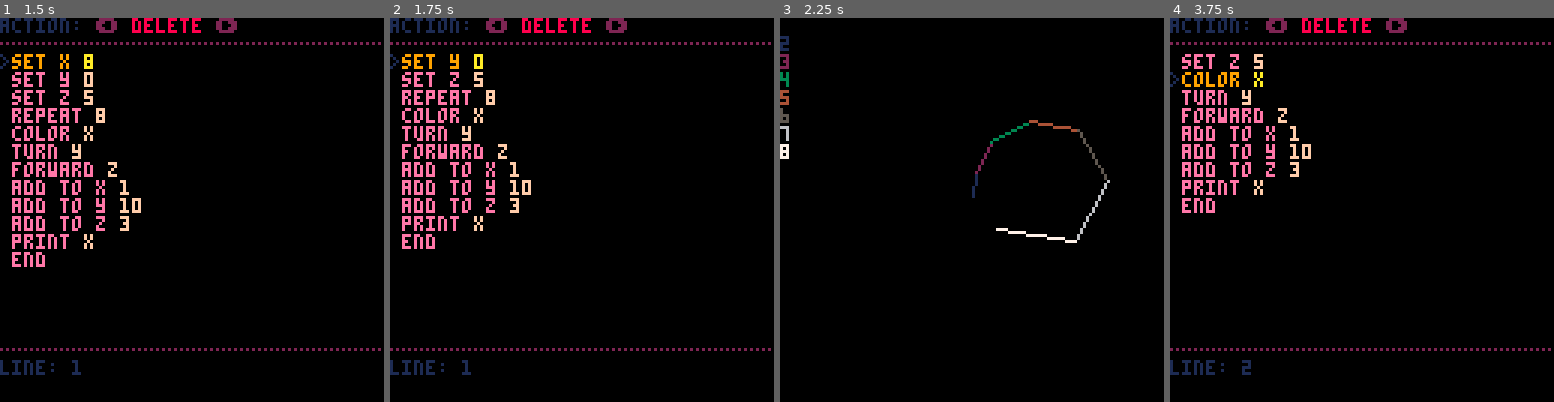
Above: before the commit, frames 1-4 (left to right).
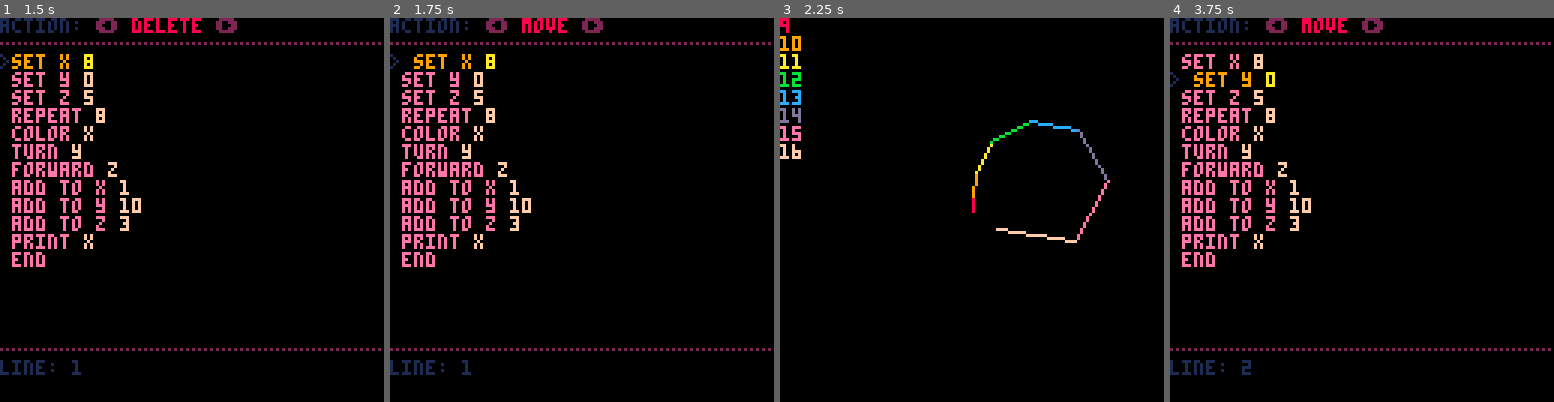
Above: after the commit, the same moments.

Repository: eduvf/PICO-8-experiments
Game: PICO-8 cartridge code.p8
Same seed, same stepped clock (60 frames per second), same inputs: the game is played once before the commit and once after it.
Inputs:
- Up to frame 1 (1.5 s): tap X (X key) at 0.33, 1.07 s; tap O (Z key) at 0.7 s
- Up to frame 2 (1.75 s): hold Right from 1.6 s (still down); tap O (Z key) at 1.7 s
- Up to frame 3 (2.25 s): tap X (X key) at 1.85 s; release Right at 2.1 s; tap O (Z key) at 2.1 s; hold Up from 2.15 s (still down)
- Up to frame 4 (3.75 s): release Up at 2.42 s; hold Right 2.47-3.03 s; tap O (Z key) every 0.4 s from 2.5 to 3.7 s; tap X (X key) at 2.97 s; hold Left 3.08-3.58 s; hold Down from 3.63 s (still down)

Frame 1 is identical in both runs. In frame 2, 3.9% of the frame differs, in the area x 3-62%, y 0-65%; in frame 3, 1.8%; in frame 4, 4.7%.

Commit message:
setup for more actions

Diff:
--- a/code.p8
+++ b/code.p8
@@ -19,10 +19,15 @@
   editor = true
   cursor = {
     line = 1,
-    action = 'delete'
+    action = 1,
+    lock = false
+  }
+  actions_key = {
+    'delete', 'move'
   }
   actions = {
-    delete = editor_delete
+    delete = editor_delete,
+    move = editor_move
   }
   reset()
 end
@@ -35,6 +40,12 @@
   end
 
   if editor then
+    if btnp(0) and not cursor.lock then
+      cursor.action = mid(1, cursor.action - 1, #actions_key)
+    end
+    if btnp(1) and not cursor.lock then
+      cursor.action = mid(1, cursor.action + 1, #actions_key)
+    end
     if btnp(2) then
       cursor.line = mid(1, cursor.line - 1, #code)
     end
@@ -42,21 +53,24 @@
       cursor.line = mid(1, cursor.line + 1, #code)
     end
     if btnp(4) then
-      actions[cursor.action]()
+      actions[actions_key[cursor.action]]()
     end
   end
 end
 
 function _draw()
   if editor then
+    local tab = ''
+    if enable_move then tab = ' ' end
+
     cls()
     color(1)
-    print('action: \f2⬅️ \f8'..cursor.action..' \f2➡️')
+    print('action: \f2⬅️ \f8'..actions_key[cursor.action]..' \f2➡️')
     print('\f2…………………………………………')
     for i = 1, 16 do
       if code[i] then
         if cursor.line == i then
-          print('\f1>\f9'..code[i].op..' \fa'..code[i].arg)
+          print('\f1>'..tab..'\f9'..code[i].op..' \fa'..code[i].arg)
         else
           print(' \fe'..code[i].op..' \ff'..code[i].arg)
         end
@@ -71,6 +85,11 @@
 
 function editor_delete()
   deli(code, cursor.line)
+end
+
+function editor_move()
+  enable_move = not enable_move
+  cursor.lock = not cursor.lock
 end
 
 function reset()
